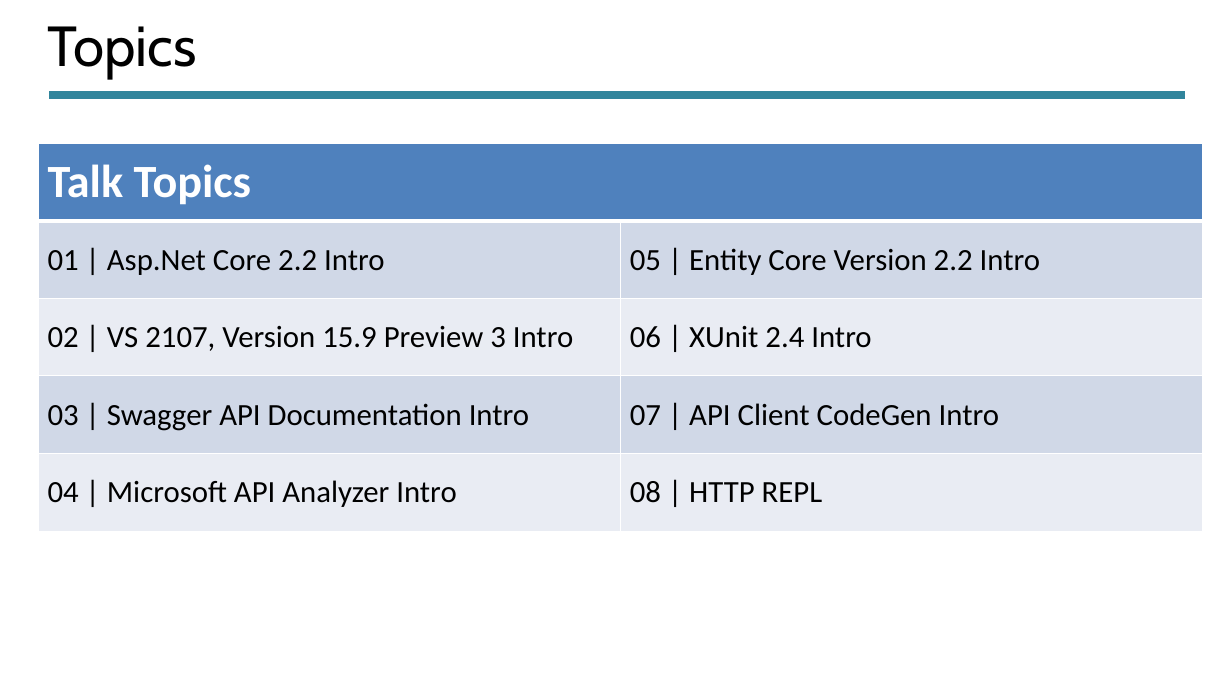
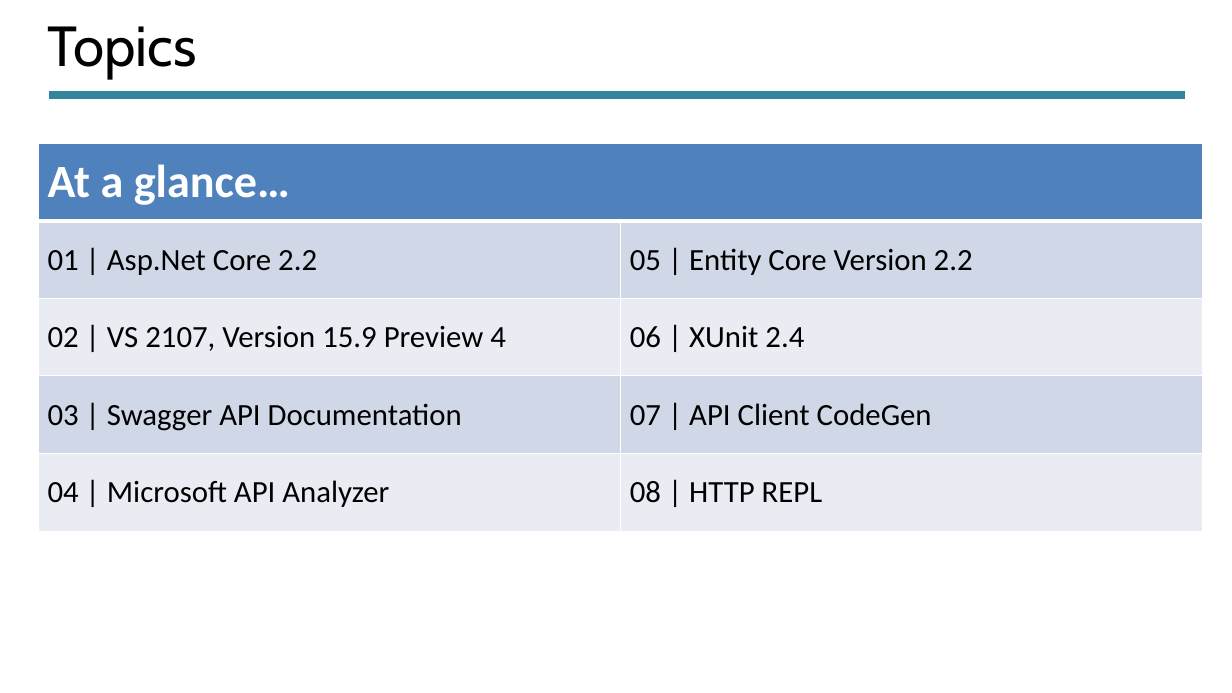
Before and after one commit to vkg-mca/Meetup, a slide deck: slide 2 of End-To-End Rapid API Development With DotNet Core .pptx. Drawn at 1232x693 pixels with LibreOffice and Linux fonts; fonts in the diff are those of the drawing. Boxes give left, top, right and bottom in pixels: in the first picture for what was removed or moved away, otherwise in the second. Text is boxed around its words. In the diff, an @@ line names an element or a change of style, - is before the commit and + after.

```diff
--- a/End-To-End Rapid API Development With DotNet Core .pptx
+++ b/End-To-End Rapid API Development With DotNet Core .pptx
@@ table at (38, 143, 1202, 531) @@
-row 1, column 1: Talk Topics
+row 1, column 1: At a glance…
-row 2, column 1: 01 | Asp.Net Core 2.2 Intro
+row 2, column 1: 01 | Asp.Net Core 2.2
-row 2, column 2: 05 | Entity Core Version 2.2 Intro
+row 2, column 2: 05 | Entity Core Version 2.2
-row 3, column 1: 02 | VS 2107, Version 15.9 Preview 3 Intro
+row 3, column 1: 02 | VS 2107, Version 15.9 Preview 4
-row 3, column 2: 06 | XUnit 2.4 Intro
+row 3, column 2: 06 | XUnit 2.4
-row 4, column 1: 03 | Swagger API Documentation Intro
+row 4, column 1: 03 | Swagger API Documentation
-row 4, column 2: 07 | API Client CodeGen Intro
+row 4, column 2: 07 | API Client CodeGen
-row 5, column 1: 04 | Microsoft API Analyzer Intro
+row 5, column 1: 04 | Microsoft API Analyzer
```
Also in this commit, not shown: 6 other slides changed, 5 slides added, 1 slide removed.
